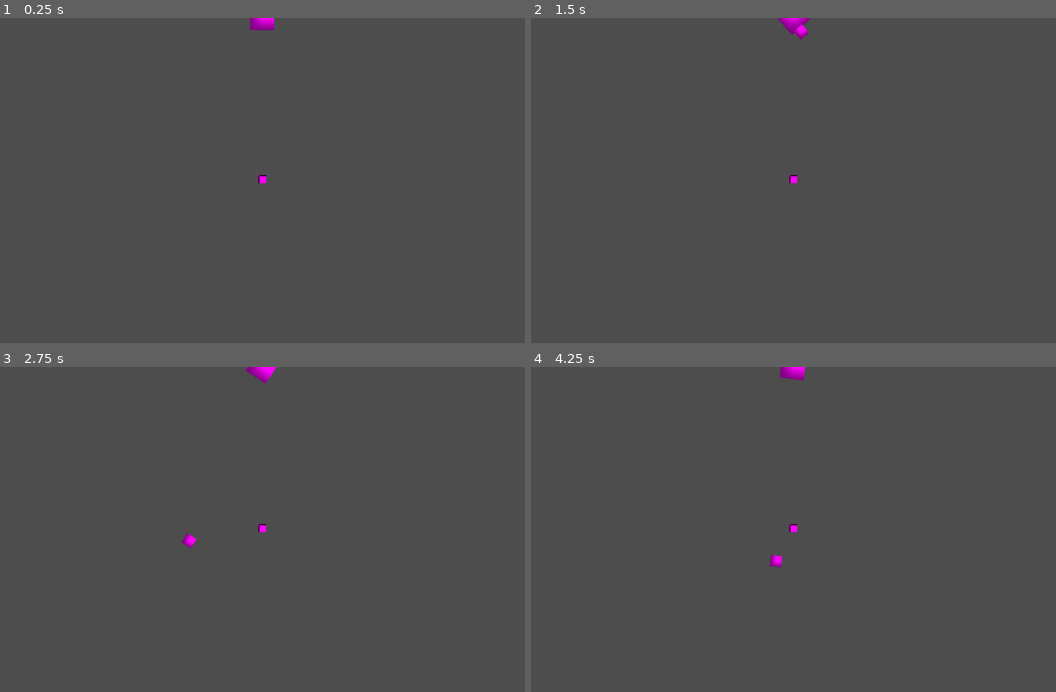
Above: before the commit, frames 1-4 (two rows, left to right).
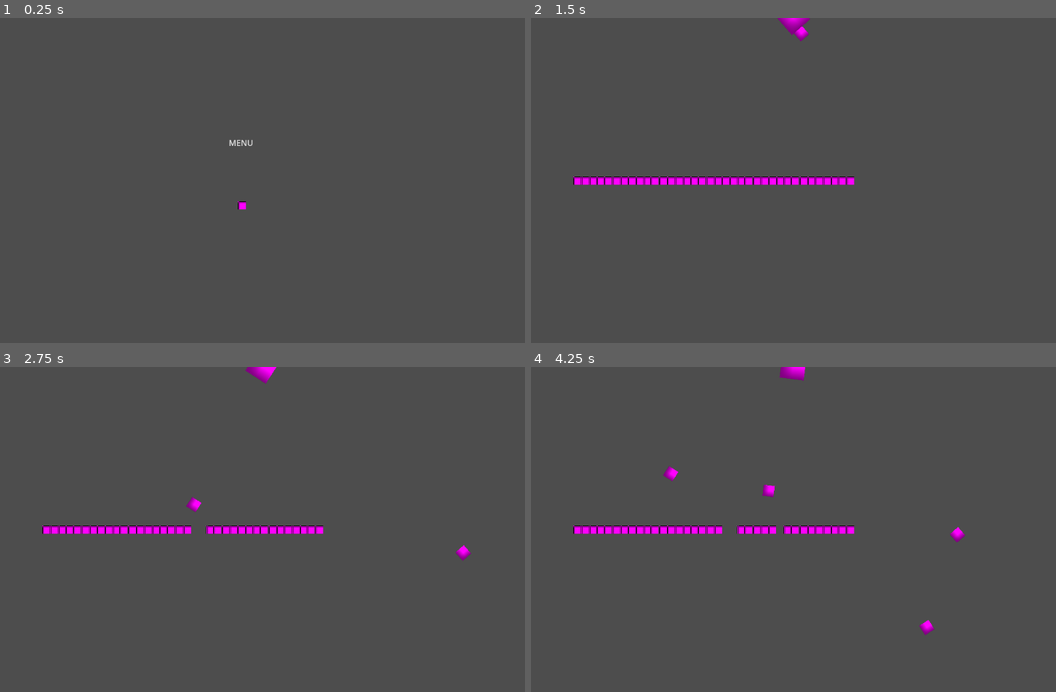
Above: after the commit, the same moments.

Repository: camoa016/Peggle-ripoff
Game: Godot game, scene res://Scenes/main.tscn
The game is run twice, just before and just after one commit, with the same random seed, the same clock (stepped at 60 frames per second) and the same inputs.
Inputs (mouse positions are in pixels of both pictures, inside the frame that each line leads up to):
- Up to frame 1 (0.25 s): no input
- Up to frame 2 (1.5 s): click (772, 141) at 0.5 s, where only the run after the commit has a clickable "MENU"; move the mouse to (919, 164) at 1.27 s; click (919, 164) at 1.42 s
- Up to frame 3 (2.75 s): move the mouse to (147, 545) at 2.02 s; click (147, 545) at 2.17 s
- Up to frame 4 (4.25 s): move the mouse to (851, 458) at 2.77 s; click (851, 458) at 2.92 s; move the mouse to (762, 594) at 3.52 s; click (762, 594) at 3.67 s

The runs differ from the first frame. In frame 1, 0.3% of the frame differs, in the area x 43-53%, y 0-60%; in frame 2, 1.5%; in frame 3, 1.6%; in frame 4, 1.7%, in the area x 8-83%, y 30-83%.

Commit message:
Added level 1 scene and script, as well as a menu button script. Updated the main scene and project file to include the new level and button.

Diff:
--- /dev/null
+++ b/peggle-ripoff/Scenes/level_1.tscn
@@ -0,0 +1,165 @@
+[gd_scene format=3 uid="uid://dpmkylv3rhsnl"]
+
+[ext_resource type="Script" uid="uid://drwl2ru8xxxwi" path="res://Scripts/level_1.gd" id="1_xfk5q"]
+[ext_resource type="Script" uid="uid://cy7j4rll40t15" path="res://Scripts/globals.gd" id="2_7p6j4"]
+[ext_resource type="PackedScene" uid="uid://crq2dse1rns67" path="res://Scenes/peg.tscn" id="3_6444e"]
+[ext_resource type="PackedScene" uid="uid://cvnvhfdngxude" path="res://Scenes/launcher.tscn" id="4_7p6j4"]
+
+[sub_resource type="WorldBoundaryShape2D" id="WorldBoundaryShape2D_evi0p"]
+
+[sub_resource type="RectangleShape2D" id="RectangleShape2D_lsmp6"]
+size = Vector2(1152, 208)
+
+[node name="Node2D" type="Node2D" unique_id=156690217]
+script = ExtResource("1_xfk5q")
+peg_scene = ExtResource("3_6444e")
+
+[node name="Globals" type="Node" parent="." unique_id=1534836170]
+script = ExtResource("2_7p6j4")
+
+[node name="Borders" type="Node" parent="." unique_id=1254701429]
+
+[node name="RightWall" type="StaticBody2D" parent="Borders" unique_id=1764714499]
+
+[node name="CollisionShape2D" type="CollisionShape2D" parent="Borders/RightWall" unique_id=2089578236]
+position = Vector2(512, 0)
+rotation = -1.5707964
+shape = SubResource("WorldBoundaryShape2D_evi0p")
+
+[node name="LeftWall" type="StaticBody2D" parent="Borders" unique_id=1732158691]
+
+[node name="CollisionShape2D" type="CollisionShape2D" parent="Borders/LeftWall" unique_id=1416655267]
+position = Vector2(-512, 0)
+rotation = 1.5707964
+shape = SubResource("WorldBoundaryShape2D_evi0p")
+
+[node name="Floor" type="StaticBody2D" parent="Borders" unique_id=1221127522]
+position = Vector2(0, 320)
+
+[node name="CollisionShape2D" type="CollisionShape2D" parent="Borders/Floor" unique_id=270321034]
+position = Vector2(0, 88)
+shape = SubResource("RectangleShape2D_lsmp6")
+
+[node name="Roof" type="StaticBody2D" parent="Borders" unique_id=815532223]
+
+[node name="CollisionShape2D" type="CollisionShape2D" parent="Borders/Roof" unique_id=1414834440]
+position = Vector2(0, -320)
+rotation = 3.1415927
+shape = SubResource("WorldBoundaryShape2D_evi0p")
+
+[node name="Camera2D" type="Camera2D" parent="." unique_id=2112354480]
+
+[node name="Pegs" type="Node" parent="." unique_id=1921494433]
+
+[node name="Peg" parent="Pegs" unique_id=1186612201 instance=ExtResource("3_6444e")]
+position = Vector2(-428, -1)
+
+[node name="Peg2" parent="Pegs" unique_id=345220298 instance=ExtResource("3_6444e")]
+position = Vector2(-413, -1)
+
+[node name="Peg3" parent="Pegs" unique_id=1931123846 instance=ExtResource("3_6444e")]
+position = Vector2(-397, -1)
+
+[node name="Peg4" parent="Pegs" unique_id=1408316486 instance=ExtResource("3_6444e")]
+position = Vector2(-382, -1)
+
+[node name="Peg5" parent="Pegs" unique_id=488194057 instance=ExtResource("3_6444e")]
+position = Vector2(-368, -1)
+
+[node name="Peg6" parent="Pegs" unique_id=1017864668 instance=ExtResource("3_6444e")]
+position = Vector2(-351, -1)
+
+[node name="Peg7" parent="Pegs" unique_id=938950841 instance=ExtResource("3_6444e")]
+position = Vector2(-335, -1)
+
+[node name="Peg8" parent="Pegs" unique_id=1230929980 instance=ExtResource("3_6444e")]
+position = Vector2(-320, -1)
+
+[node name="Peg9" parent="Pegs" unique_id=824603780 instance=ExtResource("3_6444e")]
+position = Vector2(-304, -1)
+
+[node name="Peg10" parent="Pegs" unique_id=515286937 instance=ExtResource("3_6444e")]
+position = Vector2(-289, -1)
+
+[node name="Peg11" parent="Pegs" unique_id=2082404985 instance=ExtResource("3_6444e")]
+position = Vector2(-275, -1)
+
+[node name="Peg12" parent="Pegs" unique_id=275221490 instance=ExtResource("3_6444e")]
+position = Vector2(-258, -1)
+
+[node name="Peg13" parent="Pegs" unique_id=1205909955 instance=ExtResource("3_6444e")]
+position = Vector2(-242, -1)
+
+[node name="Peg14" parent="Pegs" unique_id=2105118619 instance=ExtResource("3_6444e")]
+position = Vector2(-227, -1)
+
+[node name="Peg15" parent="Pegs" unique_id=1775236366 instance=ExtResource("3_6444e")]
+position = Vector2(-211, -1)
+
+[node name="Peg16" parent="Pegs" unique_id=1176377360 instance=ExtResource("3_6444e")]
+position = Vector2(-196, -1)
+
+[node name="Peg17" parent="Pegs" unique_id=1349631296 instance=ExtResource("3_6444e")]
+position = Vector2(-182, -1)
+
+[node name="Peg18" parent="Pegs" unique_id=734103789 instance=ExtResource("3_6444e")]
+position = Vector2(-165, -1)
+
+[node name="Peg19" parent="Pegs" unique_id=1083859331 instance=ExtResource("3_6444e")]
+position = Vector2(-149, -1)
+
+[node name="Peg20" parent="Pegs" unique_id=1047016601 instance=ExtResource("3_6444e")]
+position = Vector2(-134, -1)
+
+[node name="Peg21" parent="Pegs" unique_id=1524025685 instance=ExtResource("3_6444e")]
+position = Vector2(-118, -1)
+
+[node name="Peg22" parent="Pegs" unique_id=610964818 instance=ExtResource("3_6444e")]
+position = Vector2(-103, -1)
+
+[node name="Peg23" parent="Pegs" unique_id=1257313514 instance=ExtResource("3_6444e")]
+position = Vector2(-89, -1)
+
+[node name="Peg24" parent="Pegs" unique_id=219521701 instance=ExtResource("3_6444e")]
+position = Vector2(-72, -1)
+
+[node name="Peg25" parent="Pegs" unique_id=243944953 instance=ExtResource("3_6444e")]
+position = Vector2(-57, -1)
+
+[node name="Peg26" parent="Pegs" unique_id=426178118 instance=ExtResource("3_6444e")]
+position = Vector2(-42, -1)
+
+[node name="Peg27" parent="Pegs" unique_id=841478006 instance=ExtResource("3_6444e")]
+position = Vector2(-26, -1)
+
+[node name="Peg28" parent="Pegs" unique_id=1637568620 instance=ExtResource("3_6444e")]
+position = Vector2(-11, -1)
+
+[node name="Peg29" parent="Pegs" unique_id=1081437307 instance=ExtResource("3_6444e")]
+position = Vector2(3, -1)
+
+[node name="Peg30" parent="Pegs" unique_id=2075727838 instance=ExtResource("3_6444e")]
+position = Vector2(20, -1)
+
+[node name="Peg31" parent="Pegs" unique_id=474709547 instance=ExtResource("3_6444e")]
+position = Vector2(36, -1)
+
+[node name="Peg32" parent="Pegs" unique_id=482059118 instance=ExtResource("3_6444e")]
+position = Vector2(51, -1)
+
+[node name="Peg33" parent="Pegs" unique_id=1207757031 instance=ExtResource("3_6444e")]
+position = Vector2(67, -1)
+
+[node name="Peg34" parent="Pegs" unique_id=1600025014 instance=ExtResource("3_6444e")]
+position = Vector2(82, -1)
+
+[node name="Peg35" parent="Pegs" unique_id=1877131547 instance=ExtResource("3_6444e")]
+position = Vector2(96, -1)
+
+[node name="Peg36" parent="Pegs" unique_id=1252289727 instance=ExtResource("3_6444e")]
+position = Vector2(113, -1)
+
+[node name="Gun" type="Node" parent="." unique_id=174218165]
+
+[node name="Launcher" parent="Gun" unique_id=1356385187 instance=ExtResource("4_7p6j4")]
+position = Vector2(0, -324)
--- a/peggle-ripoff/Scenes/main.tscn
+++ b/peggle-ripoff/Scenes/main.tscn
@@ -1,21 +1,63 @@
 [gd_scene format=3 uid="uid://v31wlimuj0cv"]
 
+[ext_resource type="Script" uid="uid://cy7j4rll40t15" path="res://Scripts/globals.gd" id="1_jjgbg"]
 [ext_resource type="PackedScene" uid="uid://crq2dse1rns67" path="res://Scenes/peg.tscn" id="2_bo1nx"]
-[ext_resource type="PackedScene" uid="uid://cvnvhfdngxude" path="res://Scenes/launcher.tscn" id="3_8gbba"]
-[ext_resource type="PackedScene" uid="uid://3h37xirumngi" path="res://Scenes/borders.tscn" id="3_jjvhh"]
+[ext_resource type="Script" uid="uid://bd4i134w2ojsn" path="res://Scripts/menu_button.gd" id="3_8gbba"]
+
+[sub_resource type="WorldBoundaryShape2D" id="WorldBoundaryShape2D_jjgbg"]
+
+[sub_resource type="RectangleShape2D" id="RectangleShape2D_bo1nx"]
+size = Vector2(1152, 208)
 
 [node name="Main" type="Node2D" unique_id=1617084391]
 
+[node name="Globals" type="Node" parent="." unique_id=2126466881]
+script = ExtResource("1_jjgbg")
+
+[node name="Borders" type="Node" parent="." unique_id=1267949590]
+
+[node name="RightWall" type="StaticBody2D" parent="Borders" unique_id=1295520282]
+
+[node name="CollisionShape2D" type="CollisionShape2D" parent="Borders/RightWall" unique_id=2015782398]
+position = Vector2(512, 0)
+rotation = -1.5707964
+shape = SubResource("WorldBoundaryShape2D_jjgbg")
+
+[node name="LeftWall" type="StaticBody2D" parent="Borders" unique_id=1289085709]
+
+[node name="CollisionShape2D" type="CollisionShape2D" parent="Borders/LeftWall" unique_id=1764541191]
+position = Vector2(-512, 0)
+rotation = 1.5707964
+shape = SubResource("WorldBoundaryShape2D_jjgbg")
+
+[node name="Floor" type="StaticBody2D" parent="Borders" unique_id=1614797756]
+position = Vector2(0, 320)
+
+[node name="CollisionShape2D" type="CollisionShape2D" parent="Borders/Floor" unique_id=99751747]
+position = Vector2(0, 88)
+shape = SubResource("RectangleShape2D_bo1nx")
+
+[node name="Roof" type="StaticBody2D" parent="Borders" unique_id=2146770686]
+
+[node name="CollisionShape2D" type="CollisionShape2D" parent="Borders/Roof" unique_id=849148418]
+position = Vector2(0, -320)
+rotation = 3.1415927
+shape = SubResource("WorldBoundaryShape2D_jjgbg")
+
 [node name="Camera2D" type="Camera2D" parent="." unique_id=1305710799]
-limit_left = 0
-limit_top = 0
-limit_right = 1152
-limit_bottom = 648
 
 [node name="Peg" parent="." unique_id=2053050987 instance=ExtResource("2_bo1nx")]
-position = Vector2(576, 320)
+position = Vector2(-40, 48)
 
-[node name="Launcher" parent="." unique_id=1356385187 instance=ExtResource("3_8gbba")]
-position = Vector2(576, 0)
+[node name="MenuButton" type="MenuButton" parent="." unique_id=1923950991]
+offset_left = -69.91193
+offset_top = -92.129364
+offset_right = -21.0
+offset_bottom = -74.0
+text = "MENU"
+item_count = 1
+popup/item_0/text = "Level1"
+popup/item_0/id = 0
+script = ExtResource("3_8gbba")
 
-[node name="Borders" parent="." unique_id=1850781841 instance=ExtResource("3_jjvhh")]
+[connection signal="pressed" from="MenuButton" to="MenuButton" method="_on_pressed"]
--- /dev/null
+++ b/peggle-ripoff/Scripts/level_1.gd
@@ -0,0 +1,13 @@
+extends Node2D
+
+@export var peg_scene: PackedScene
+
+func _ready():
+	for marker in get_children():
+		if marker is Marker2D:
+			spawn_peg(marker.global_position)
+
+func spawn_peg(pos: Vector2):
+	var peg = peg_scene.instantiate()
+	peg.global_position = pos
+	add_child(peg)
--- /dev/null
+++ b/peggle-ripoff/Scripts/menu_button.gd
@@ -0,0 +1,7 @@
+extends MenuButton
+
+
+
+
+func _on_pressed() -> void:
+	get_tree().change_scene_to_file("res://Scenes/level_1.tscn")
--- a/peggle-ripoff/project.godot
+++ b/peggle-ripoff/project.godot
@@ -21,8 +21,7 @@
 
 [global_group]
 
-Pegs=""
-Balls=""
+Balls="balls"
 
 [physics]
 
Not shown, added: peggle-ripoff/Scripts/level_1.gd.uid
Not shown, added: peggle-ripoff/Scripts/menu_button.gd.uid
